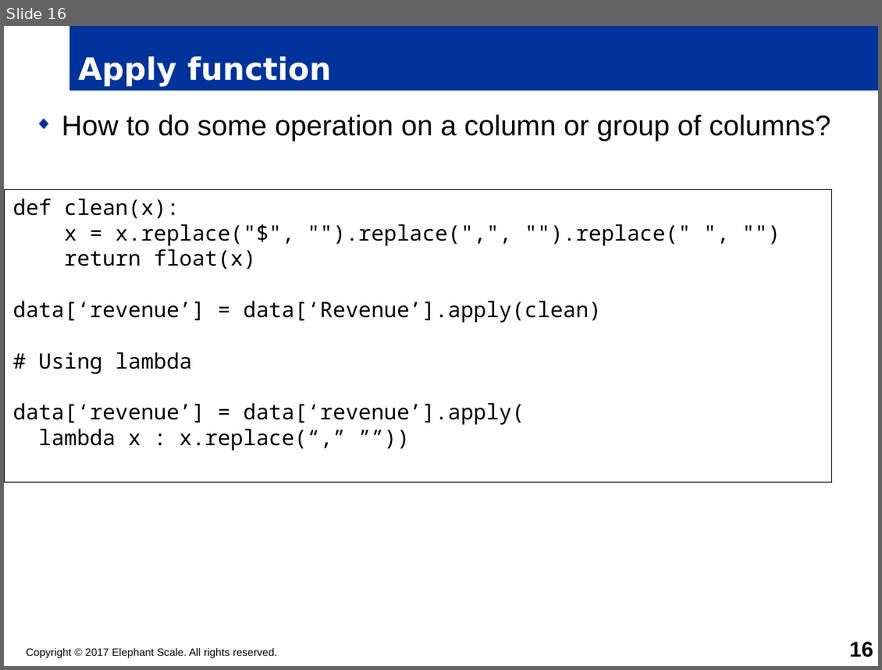
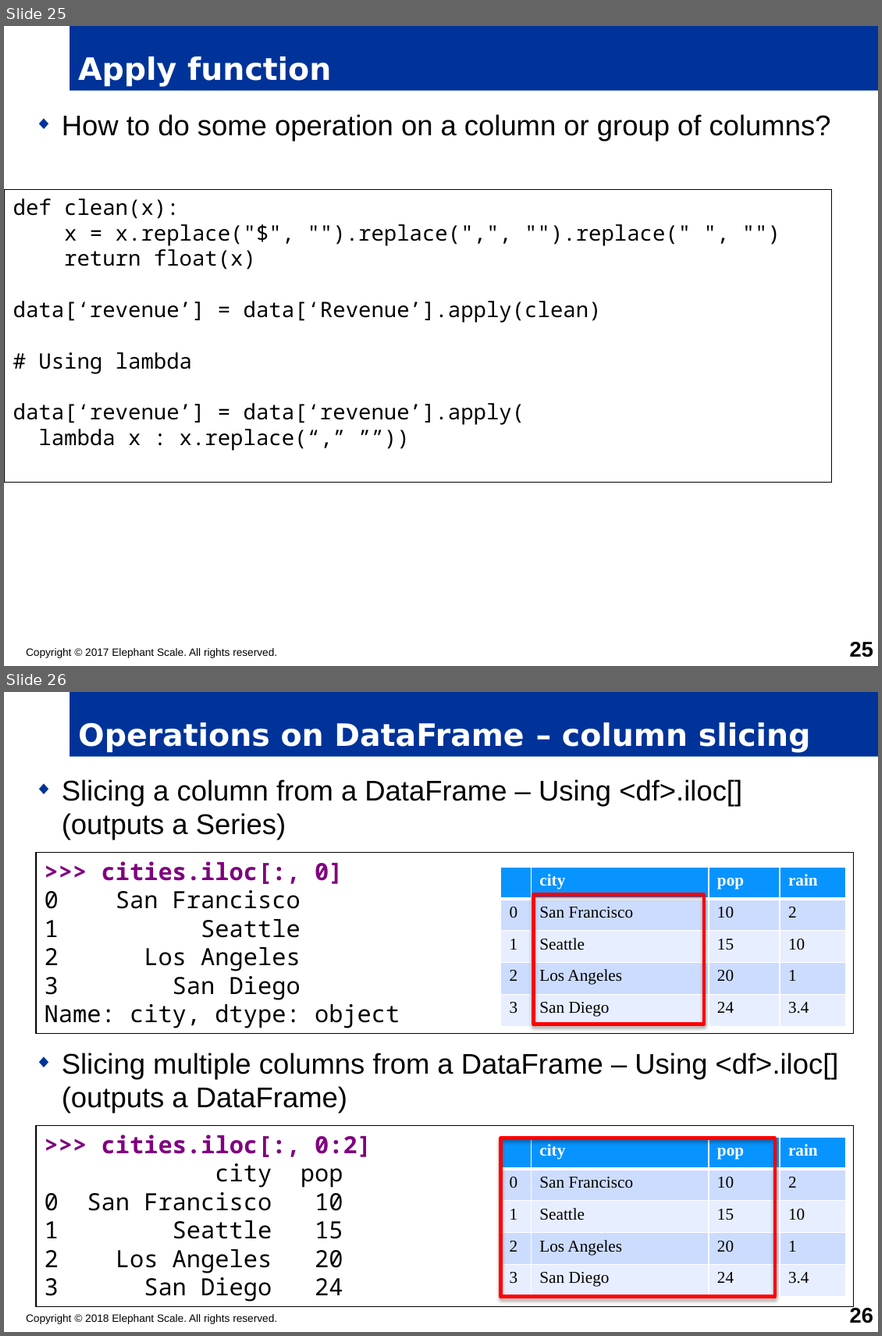
Before and after one commit to timfox456/container-resources, a slide deck: python/python-master/PYTHON-Pandas.pptx. Shown one above the other, each under a label of ours: slide 16 before the commit, slides 25 and 26 after it. The pictures are 882x670 and 882x1336 pixels, drawn with LibreOffice and Linux fonts; fonts in the diff are those of the drawing; background and template pictures are left out. Boxes give left, top, right and bottom in pixels: in the first picture for what was removed or moved away, otherwise in the second. Text is boxed around its words. In the diff, an @@ line names an element or a change of style, - is before the commit and + after.

```diff
--- a/python/python-master/PYTHON-Pandas.pptx
+++ b/python/python-master/PYTHON-Pandas.pptx
@@ slide 26 added at bbox=[4, 692, 878, 1332], background #FFFFFF @@
@@ title added at bbox=[70, 692, 878, 757], fill #003399, 26 pt, text #FFFFFF, bold @@
+Operations on DataFrame – column slicing
@@ text added at bbox=[62, 779, 839, 1113], 24 pt, text #000000 @@
+◆ Slicing a column from a DataFrame – Using <df>.iloc[] (outputs a Series)
+◆ Slicing multiple columns from a DataFrame – Using <df>.iloc[] (outputs a DataFrame)
@@ rectangle added at bbox=[37, 852, 853, 1033], fill #FFFFFF, outline #000000 0.75 pt, 20 pt, text #000000 @@
+>>> cities.iloc[:, 0]
+0 San Francisco
+1 Seattle
+2 Los Angeles
+3 San Diego
+Name: city, dtype: object
@@ table added at bbox=[501, 867, 845, 1026], 5 rows, 4 columns @@
+ | city | pop | rain
+0 | San Francisco | 10 | 2
+1 | Seattle | 15 | 10
+2 | Los Angeles | 20 | 1
+3 | San Diego | 24 | 3.4
@@ rectangle added at bbox=[534, 895, 704, 1024], outline #FF0000 3 pt @@
@@ rectangle added at bbox=[37, 1125, 853, 1306], fill #FFFFFF, outline #000000 0.75 pt, 20 pt, text #000000 @@
+>>> cities.iloc[:, 0:2]
+city pop
+0 San Francisco 10
+1 Seattle 15
+2 Los Angeles 20
+3 San Diego 24
@@ table added at bbox=[501, 1136, 845, 1296], 5 rows, 4 columns @@
+ | city | pop | rain
+0 | San Francisco | 10 | 2
+1 | Seattle | 15 | 10
+2 | Los Angeles | 20 | 1
+3 | San Diego | 24 | 3.4
@@ rectangle added at bbox=[501, 1137, 775, 1296], outline #FF0000 3 pt @@
@@ text added at bbox=[26, 1314, 277, 1324], 9 pt, text #000000 @@
+Copyright © 2018 Elephant Scale. All rights reserved.
@@ page number added at bbox=[850, 1305, 873, 1323], 18 pt, text #000000, bold @@
+26
@@ what was slide 16 is now slide 25 @@
@@ page number at bbox=[850, 641, 873, 657]: text changed @@
-16
+25
```
Also in this commit, not shown: 2 slides changed, 47 other slides added, 6 other files.
